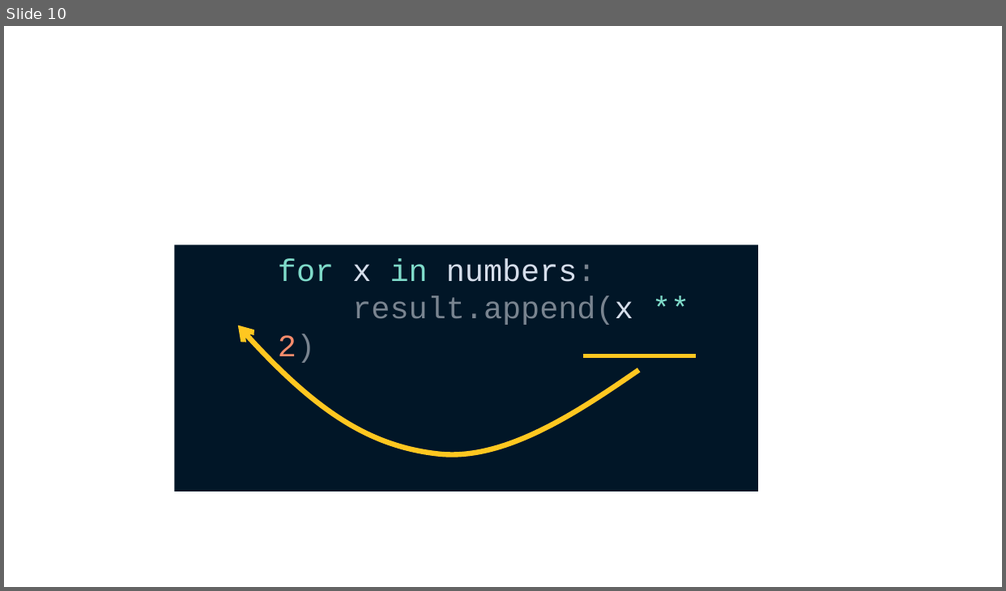
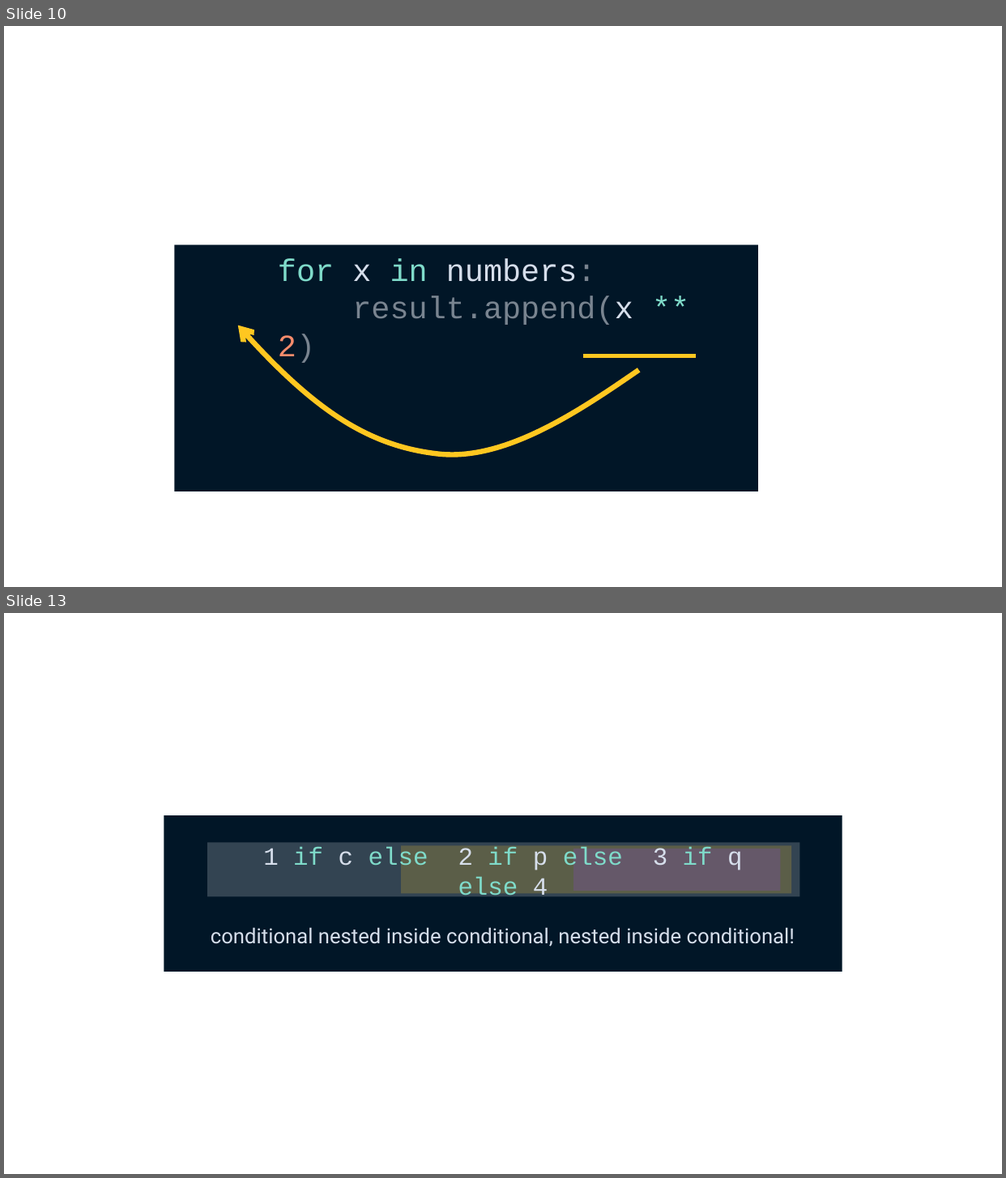
Before and after one commit to Sup2point0/pycobytes, a slide deck: assets/pycobytes.pptx. Shown one above the other, each under a label of ours: slide 10 before the commit, slides 10 and 13 after it; the slides between them are not shown. The pictures are 1006x591 and 1006x1178 pixels, drawn with LibreOffice and Linux fonts; fonts in the diff are those of the drawing. Boxes give left, top, right and bottom in pixels: in the first picture for what was removed or moved away, otherwise in the second. Text is boxed around its words. In the diff, an @@ line names an element or a change of style, - is before the commit and + after.

```diff
--- a/assets/pycobytes.pptx
+++ b/assets/pycobytes.pptx
@@ slide 13 added at [4,613,1002,1174], background #FFFFFF @@
@@ rectangle added at [164,815,842,973], fill #011627 @@
@@ rectangle added at [207,843,800,897], fill #FFFFFF at 20% opacity @@
@@ text added at [263,847,742,871], 24 pt, text #7FDBCA @@
+1 if c else 2 if p else 3 if q else 4
@@ rectangle added at [401,845,791,894], fill #FFC720 at 20% opacity @@
@@ rectangle added at [573,849,780,891], fill #9040F1 at 20% opacity @@
@@ text added at [211,927,795,947], 20 pt, text #D6DEEB @@
+conditional nested inside conditional, nested inside conditional!
```
Also in this commit, not shown: 2 other slides added.
